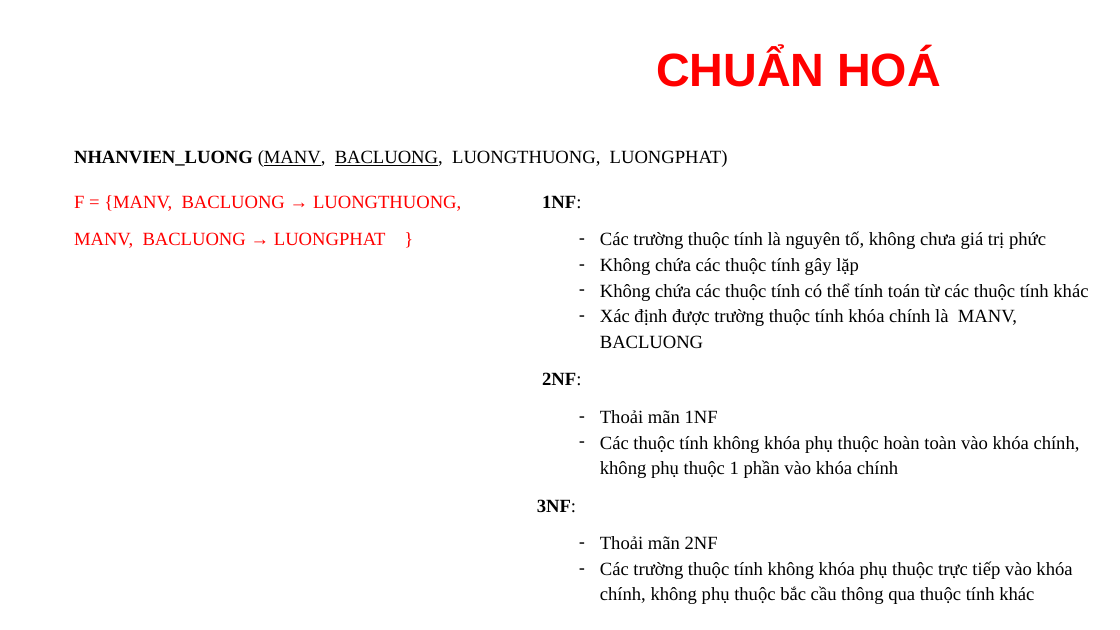
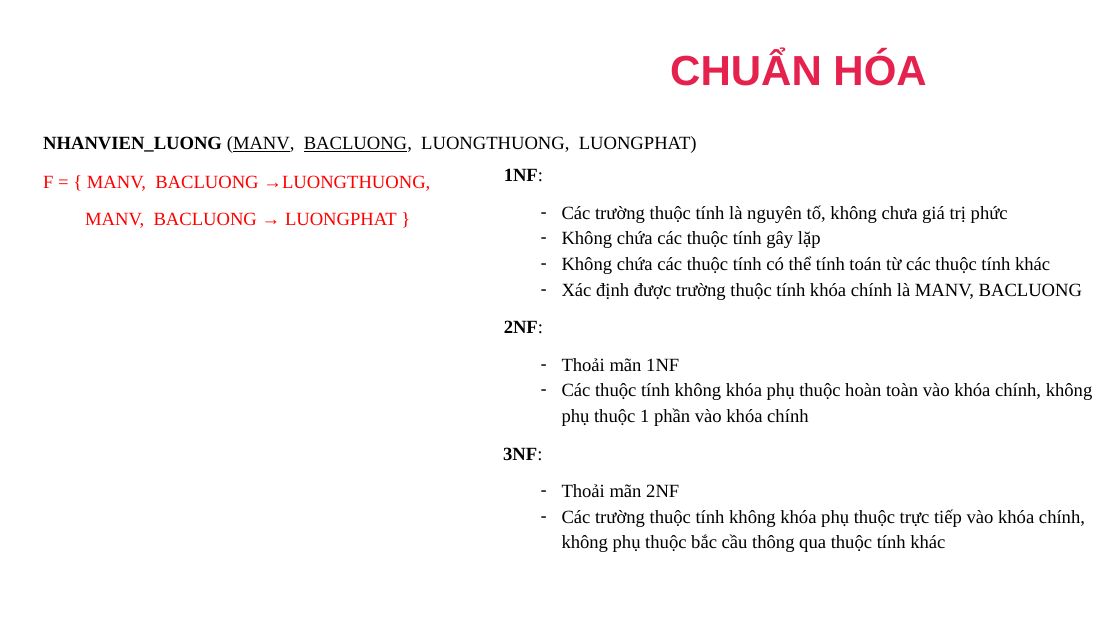
Before and after one commit to dangbinhphuoc/Sql_QuanLyNhanSu, a slide deck: slide 35 of PPQuanLyNhanSu.pptx (slide 33 before the commit). Drawn at 1120x630 pixels with LibreOffice and Linux fonts; fonts in the diff are those of the drawing; background and template pictures are left out. Boxes give left, top, right and bottom in pixels: in the first picture for what was removed or moved away, otherwise in the second. Text is boxed around its words. In the diff, an @@ line names an element or a change of style, - is before the commit and + after.

```diff
--- a/PPQuanLyNhanSu.pptx
+++ b/PPQuanLyNhanSu.pptx
@@ text at (670, 51, 926, 86): text changed; size 40 to 36 pt; text colour #FF0000 to #E5224E @@
-CHUẨN HOÁ
+CHUẨN HÓA
@@ text "NHANVIEN_LUONG (MANV, BACLUONG, LUONGTHUONG, LUONGPHAT)": place and size @@
-text "NHANVIEN_LUONG (MANV, BACLUONG, LUONGTHUONG, LUONGPHAT)" at (74, 150, 728, 167)
+text "NHANVIEN_LUONG (MANV, BACLUONG, LUONGTHUONG, LUONGPHAT)" at (43, 136, 697, 153)
@@ text "F = { MANV, BACLUONG ...": place and size @@
-text "F = { MANV, BACLUONG ..." at (74, 195, 461, 248)
+text "F = { MANV, BACLUONG ..." at (43, 175, 430, 228)
@@ text at (43, 175, 430, 191): spaces changed @@
-F = {MANV, BACLUONG → LUONGTHUONG,
+F = { MANV, BACLUONG →LUONGTHUONG,
@@ text "1NF:" rewrapped from (537, 195, 1088, 604) to (503, 168, 1093, 552) @@
```
Also in this commit, not shown: 40 other slides changed, 1 slide added, 2 other files.
